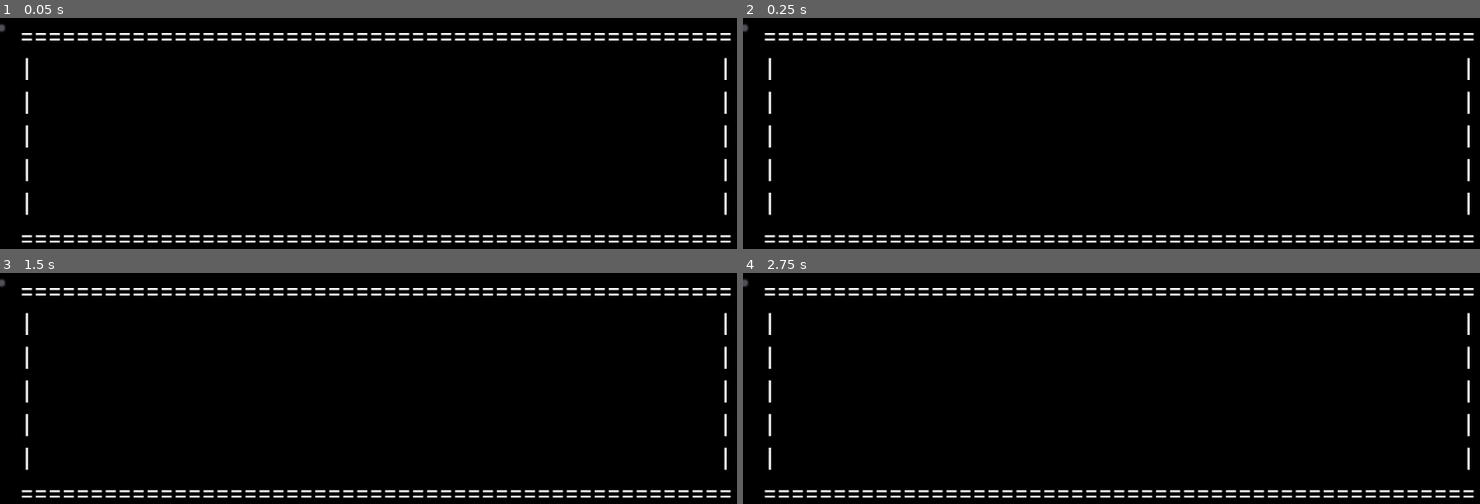
Above: before the commit, frames 1-4 (two rows, left to right).
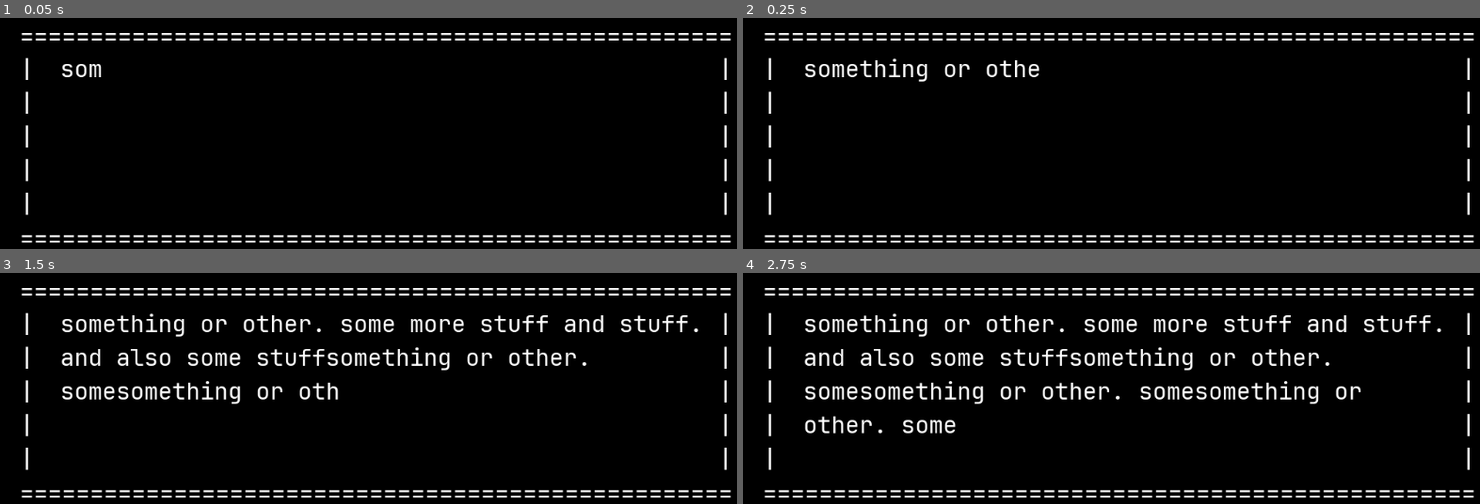
Above: after the commit, the same moments.

Repository: ailurada/project-seafarer
Game: Godot game, scene res://Control.tscn
Same seed, same stepped clock (60 frames per second), same inputs: the game is played once before the commit and once after it.
Inputs:
- Up to frame 1 (0.05 s): no input
- Up to frame 2 (0.25 s): no input
- Up to frame 3 (1.5 s): tap Enter (enter) at 0.5, 0.6, 1.35 s
- Up to frame 4 (2.75 s): tap Enter (enter) at 2.1 s

The runs differ from the first frame. In frame 1, 0.2% of the frame differs, in the area x 0-14%, y 2-26%; in frame 2, 0.9%; in frame 3, 5.1%; in frame 4, 6.6%, in the area x 0-95%, y 2-70%.

Commit message:
dialogue works

Diff:
--- a/app/Control.tscn
+++ b/app/Control.tscn
@@ -35,17 +35,12 @@
 line_width = 25
 
 [node name="DialogueBoxBorder" type="Label" parent="."]
-margin_left = 21.0
-margin_top = 67.0
-margin_right = 1833.0
-margin_bottom = 110.0
+margin_top = 730.0
+margin_right = 1812.0
+margin_bottom = 773.0
 script = ExtResource( 3 )
 
-[node name="DialogueBoxText" type="RichTextLabel" parent="DialogueBoxBorder"]
-margin_top = -58.0
+[node name="DialogueBoxText" type="Label" parent="DialogueBoxBorder"]
 margin_right = 1812.0
-margin_bottom = 102.0
-rect_clip_content = false
-custom_colors/default_color = Color( 1, 1, 1, 1 )
-bbcode_enabled = true
+margin_bottom = 1620.0
 script = ExtResource( 4 )
--- a/app/Scripts/ColorRect.gd
+++ b/app/Scripts/ColorRect.gd
@@ -14,4 +14,3 @@
 # Called every frame. 'delta' is the elapsed time since the previous frame.
 func _process(delta):
 	self.set_size(get_viewport().size)
-	print(get_viewport().size)
--- a/app/Scripts/DialogueBoxText.gd
+++ b/app/Scripts/DialogueBoxText.gd
@@ -1,36 +1,36 @@
-extends RichTextLabel
+extends Label
 
 var chars_per_update = 1
-
+var char_width_px = 20
+var pt_size = 30
 
 # sets text to be displayed in the dialogue box
 func set_text(text):
 	self.text = text
 
-func update_size():
-	var border_size = get_parent().rect_size
-	self.rect_size.x = border_size.x - 10
-	self.rect_size.y = border_size.y - 10
+func update_size(border_size):
+	self.rect_size.x = border_size.x - char_width_px*6 - 10
+	self.rect_size.y = border_size.y - pt_size*2
+
+func update_position():
+	self.rect_position.x = 0 + char_width_px*4
+	self.rect_position.y = 0 + pt_size*1.5
 
 # Called when the node enters the scene tree for the first time.
 func _ready():
-	self.text  = "something or other. some more stuff and stuff"
+	self.text  = "something or other. some more stuff and stuff. and also some stuffsomething or other. somesomething or other. somesomething or other. some"
+
+	self.autowrap = true
 
 	# start with text not visible
 	self.visible_characters = 0;
 
 # Called every frame. 'delta' is the elapsed time since the previous frame.
 func _process(delta):
+
+	# scrolling text
 	self.visible_characters += chars_per_update
-	update_size()
-	self.set_position(get_parent().rect_position)
-	print(get_parent().rect_position)
-	self.anchor_top = 0.5
-	self.anchor_bottom = 0.5
-	self.anchor_left = 0.5
-	self.anchor_right = 0.5
 
-	self.margin_top = -self.rect_size.y / 2
-	self.margin_bottom = -self.rect_size.y / 2
-	self.margin_left = -self.rect_size.x / 2
-	self.margin_right = -self.rect_size.x / 2
+	var border_size = get_parent().rect_size
+	update_size(border_size)
+	update_position()
